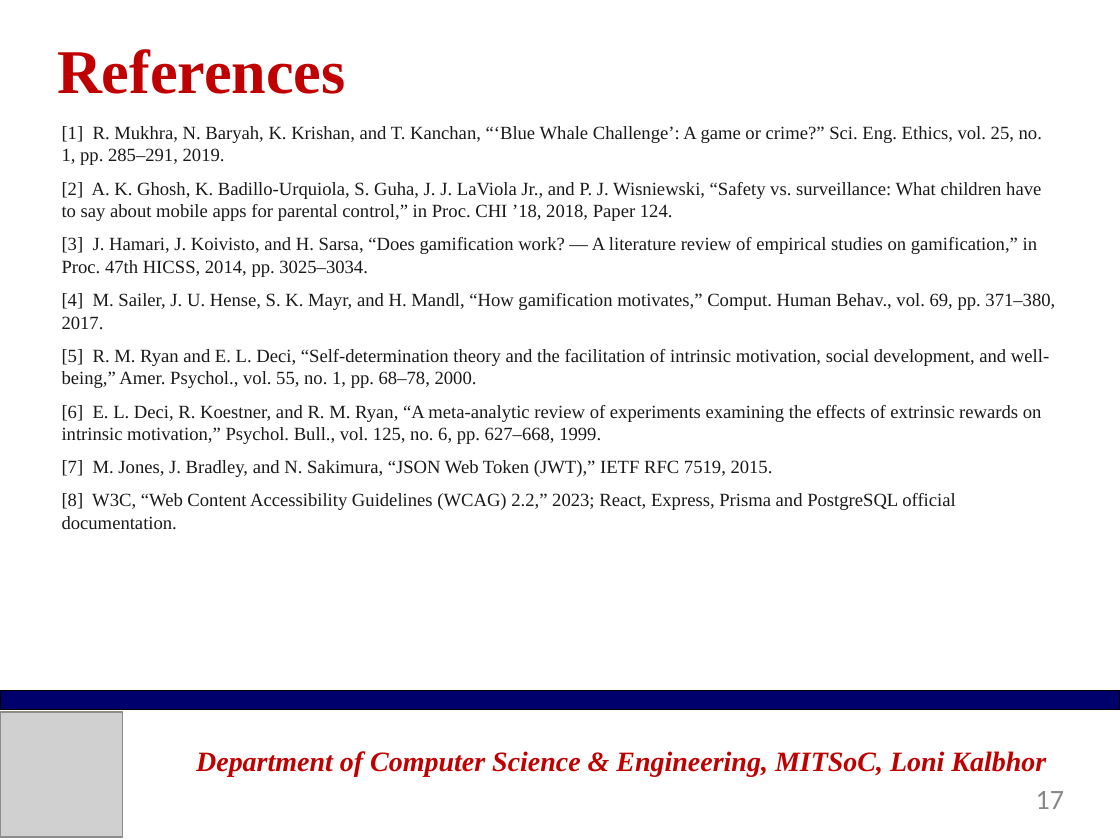
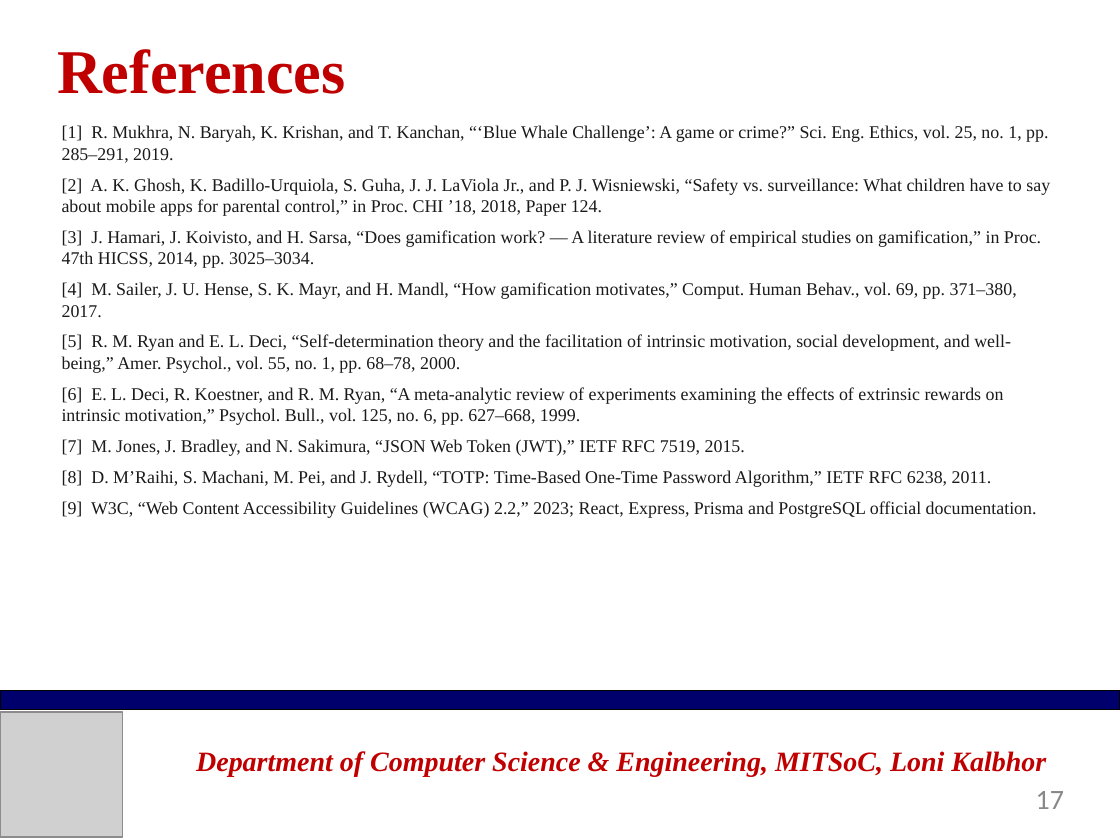
Before and after one commit to asce999/GrowKid, a slide deck: slide 17 of Documentation/Presentation/GrowKid-Final-Presentation.pptx. Drawn at 1120x840 pixels with LibreOffice and Linux fonts; fonts in the diff are those of the drawing; grey boxes stand for pictures; background and template pictures are left out. Boxes give left, top, right and bottom in pixels: in the first picture for what was removed or moved away, otherwise in the second. Text is boxed around its words. In the diff, an @@ line names an element or a change of style, - is before the commit and + after.

```diff
--- a/Documentation/Presentation/GrowKid-Final-Presentation.pptx
+++ b/Documentation/Presentation/GrowKid-Final-Presentation.pptx
@@ text at (62, 125, 1050, 456): size 12 to 11.5 pt in "[1] R. Mukhra, N. Baryah, K. Krishan, ...", "[2] A. K. Ghosh, K. Badillo-Urquiola, S. ...", "[3] J. Hamari, J. Koivisto, and H. ...", "[4] M. Sailer, J. U. Hense, S. ..." and 3 more places; less space between paragraphs @@
@@ text at (62, 470, 1037, 518): text changed; size 12 to 11.5 pt @@
-[8] W3C, “Web Content Accessibility Guidelines (WCAG) 2.2,” 2023; React, Express, Prisma and PostgreSQL official documentation.
+[8] D. M’Raihi, S. Machani, M. Pei, and J. Rydell, “TOTP: Time-Based One-Time Password Algorithm,” IETF RFC 6238, 2011.
+[9] W3C, “Web Content Accessibility Guidelines (WCAG) 2.2,” 2023; React, Express, Prisma and PostgreSQL official documentation.
```
Also in this commit, not shown: 10 other slides changed, 13 other files.
